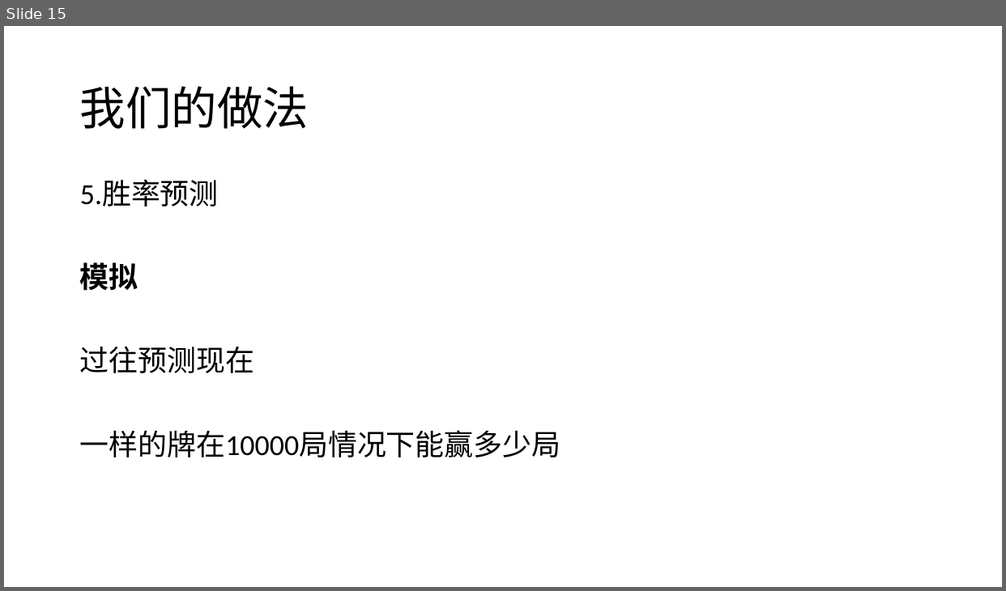
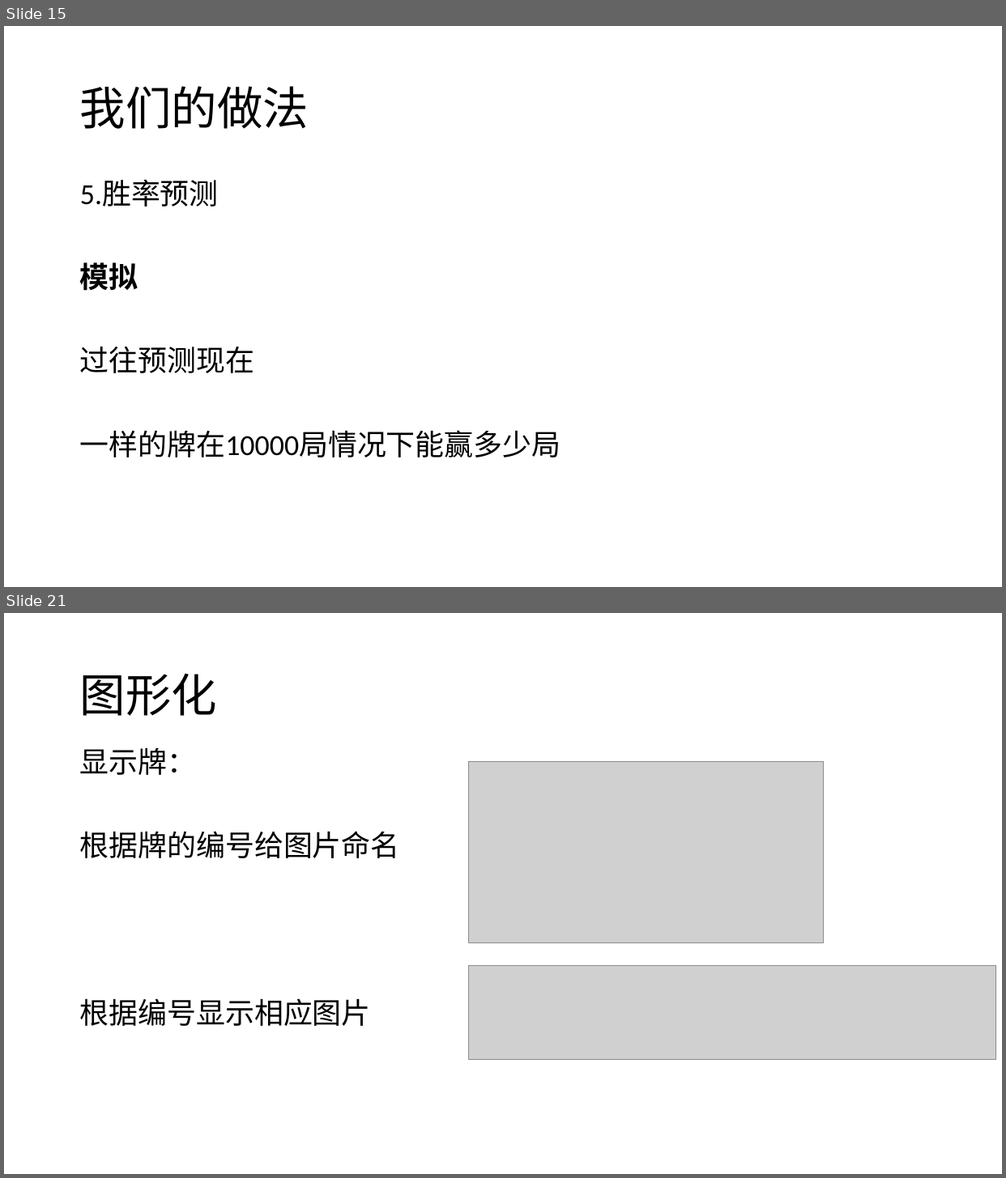
Before and after one commit to azukanawa/PokerGame, a slide deck: C语言小组汇报PPT.pptx. Shown one above the other, each under a label of ours: slide 15 before the commit, slides 15 and 21 after it; the slides between them are not shown. The pictures are 1006x591 and 1006x1178 pixels, drawn with LibreOffice and Linux fonts; fonts in the diff are those of the drawing; grey boxes stand for pictures. Boxes give left, top, right and bottom in pixels: in the first picture for what was removed or moved away, otherwise in the second. Text is boxed around its words. In the diff, an @@ line names an element or a change of style, - is before the commit and + after.

```diff
--- a/C语言小组汇报PPT.pptx
+++ b/C语言小组汇报PPT.pptx
@@ slide 21 added at bbox=[4, 613, 1002, 1174], background #FFFFFF @@
@@ title added at bbox=[80, 673, 217, 716], 44 pt, text #000000 @@
+图形化
@@ text added at bbox=[80, 748, 400, 1026], 28 pt, text #000000 @@
+显示牌：
+根据牌的编号给图片命名
+根据编号显示相应图片
@@ picture added at bbox=[468, 762, 823, 943] @@
@@ picture added at bbox=[468, 965, 996, 1060] @@
```
Also in this commit, not shown: 4 slides changed, 7 other slides added, 9 other files.
